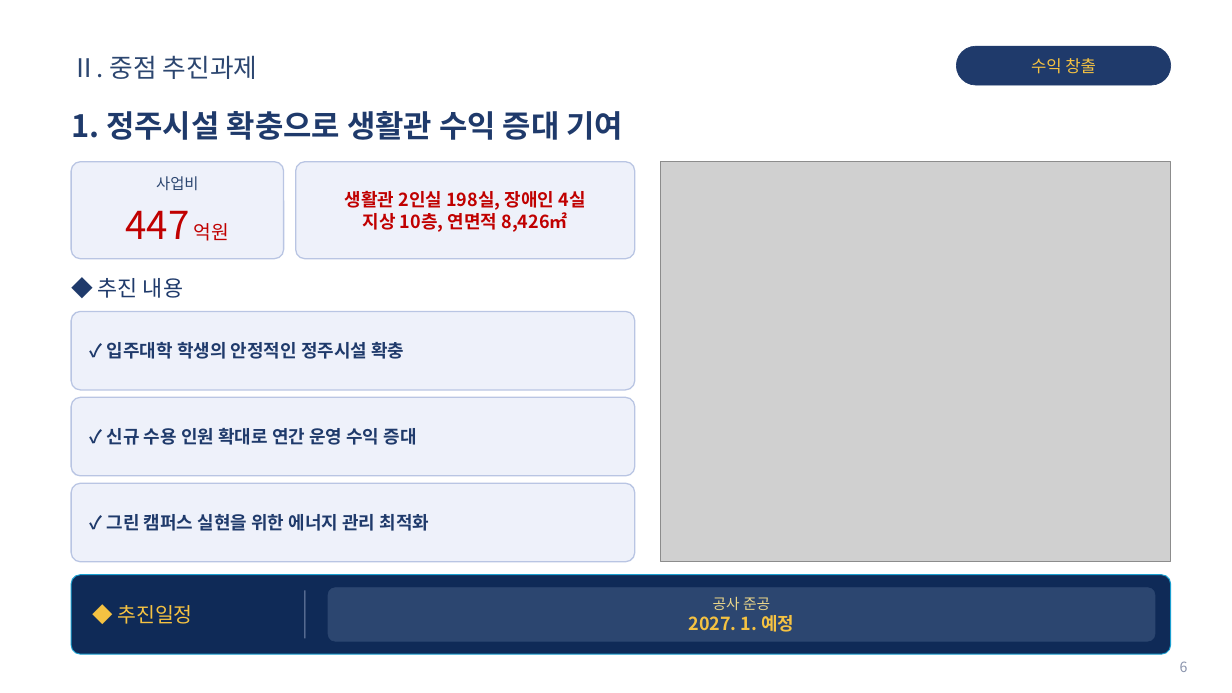
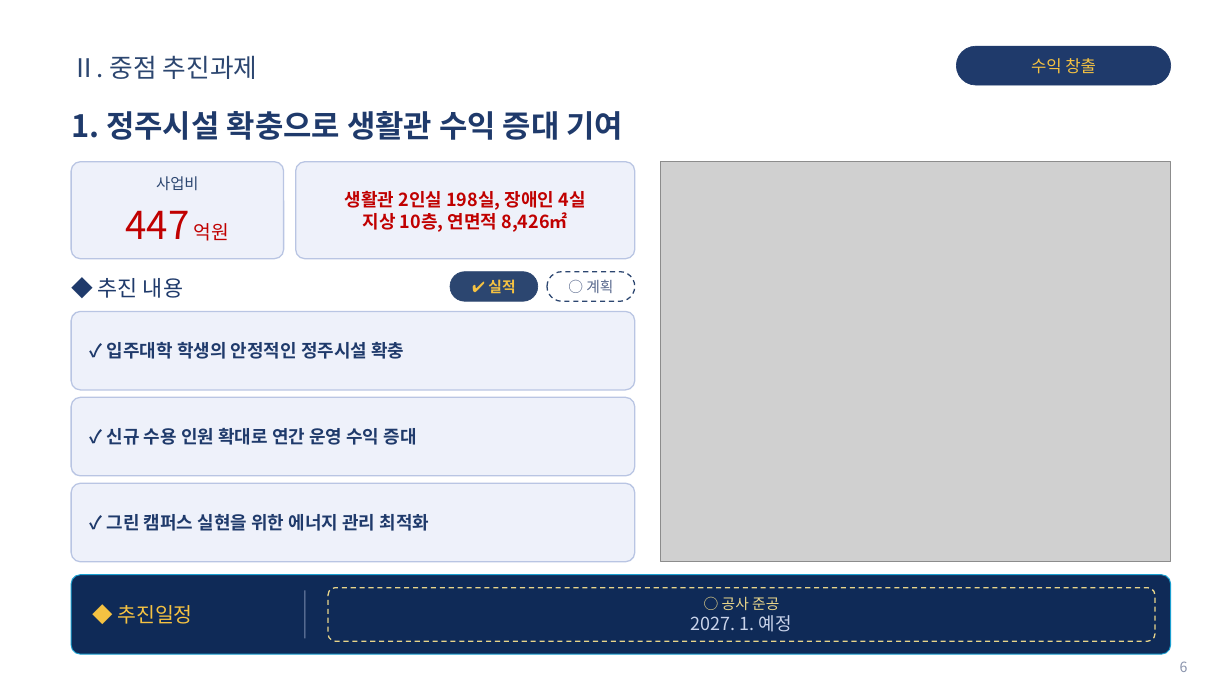
Before and after one commit to teahyunkim70-bot/my-project, a slide deck: slide 6 of Vision2030_Roadmap_발표자료.pptx. Drawn at 1232x693 pixels with LibreOffice and Linux fonts; fonts in the diff are those of the drawing; grey boxes stand for pictures; background and template pictures are left out. Boxes give left, top, right and bottom in pixels: in the first picture for what was removed or moved away, otherwise in the second. Text is boxed around its words. In the diff, an @@ line names an element or a change of style, - is before the commit and + after.

```diff
--- a/Vision2030_Roadmap_발표자료.pptx
+++ b/Vision2030_Roadmap_발표자료.pptx
@@ rounded rectangle added at (450, 272, 538, 301), fill #2C4670, outline #2C4670 0.5 pt @@
@@ text added at (488, 279, 515, 294), 11.5 pt, text #F5C242, bold @@
+✔ 실적
@@ rounded rectangle added at (547, 272, 635, 301), fill #FFFFFF, outline #2C4670 1 pt dashed @@
@@ text added at (586, 280, 613, 293), 11.5 pt, text #5A6A8E @@
+○ 계획
@@ rounded rectangle at (328, 588, 1155, 641): fill #2C4670 to #0F2A57; outline #2C4670 0.5 pt to #E9D58A 1 pt dashed @@
@@ text at (722, 596, 779, 610): text changed @@
-공사 준공
+○ 공사 준공
@@ text at (691, 615, 792, 632): text colour #F5C242 to #C9D3EA, bold off in "2027. 1. 예정" @@
```
Also in this commit, not shown: 7 other slides changed.
